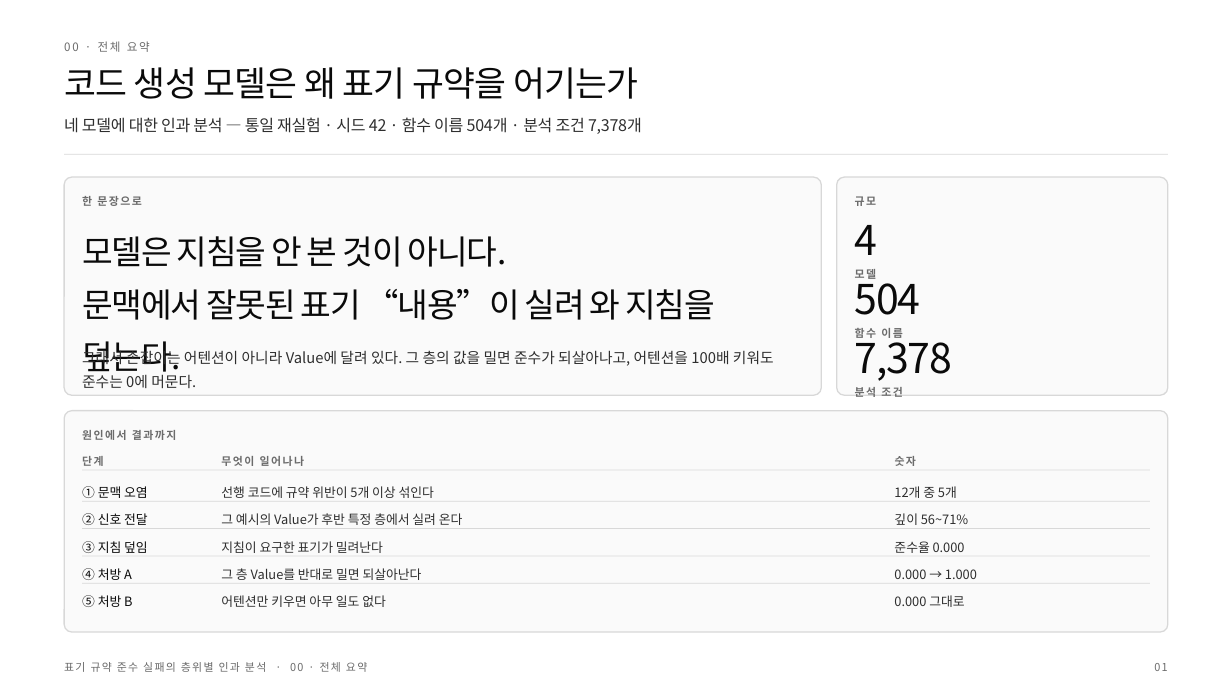
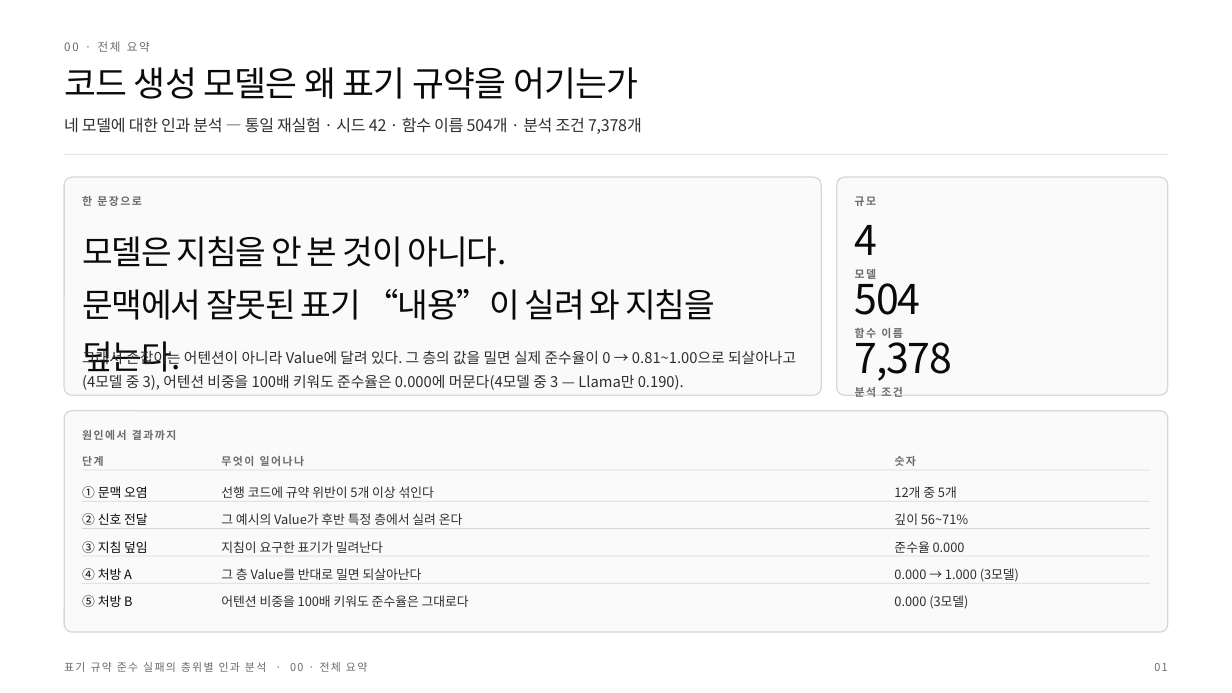
Before and after one commit to deanjs/HCLT_2026, a slide deck: slide 1 of docs/발표/HCLT2026_논문정리.pptx. Drawn at 1232x693 pixels with LibreOffice and Linux fonts; fonts in the diff are those of the drawing. Boxes give left, top, right and bottom in pixels: in the first picture for what was removed or moved away, otherwise in the second. Text is boxed around its words. In the diff, an @@ line names an element or a change of style, - is before the commit and + after.

```diff
--- a/docs/발표/HCLT2026_논문정리.pptx
+++ b/docs/발표/HCLT2026_논문정리.pptx
@@ text at (82, 348, 796, 390): text changed @@
-그래서 손잡이는 어텐션이 아니라 Value에 달려 있다. 그 층의 값을 밀면 준수가 되살아나고, 어텐션을 100배 키워도 준수는 0에 머문다.
+그래서 손잡이는 어텐션이 아니라 Value에 달려 있다. 그 층의 값을 밀면 실제 준수율이 0 → 0.81~1.00으로 되살아나고(4모델 중 3), 어텐션 비중을 100배 키워도 준수율은 0.000에 머문다(4모델 중 3 — Llama만 0.190).
@@ text at (894, 568, 1019, 582): text changed @@
-0.000 → 1.000
+0.000 → 1.000 (3모델)
@@ text at (221, 595, 469, 607): text changed @@
-어텐션만 키우면 아무 일도 없다
+어텐션 비중을 100배 키워도 준수율은 그대로다
@@ text at (894, 595, 968, 609): text changed @@
-0.000 그대로
+0.000 (3모델)
```
Also in this commit, not shown: 6 other files.
